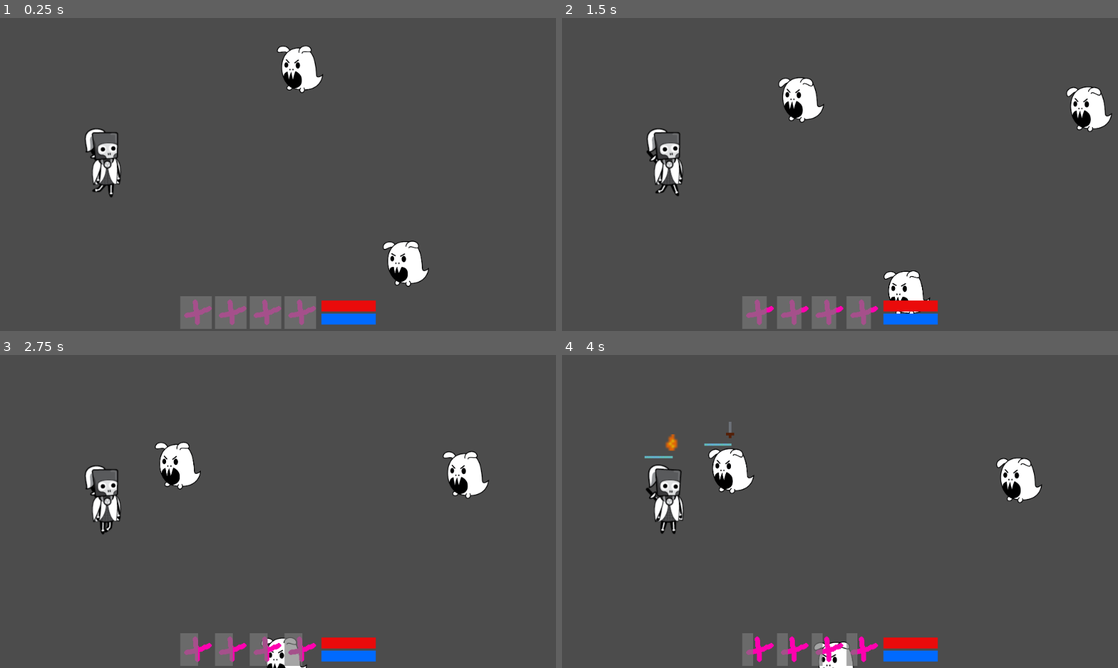
Above: before the commit, frames 1-4 (two rows, left to right).
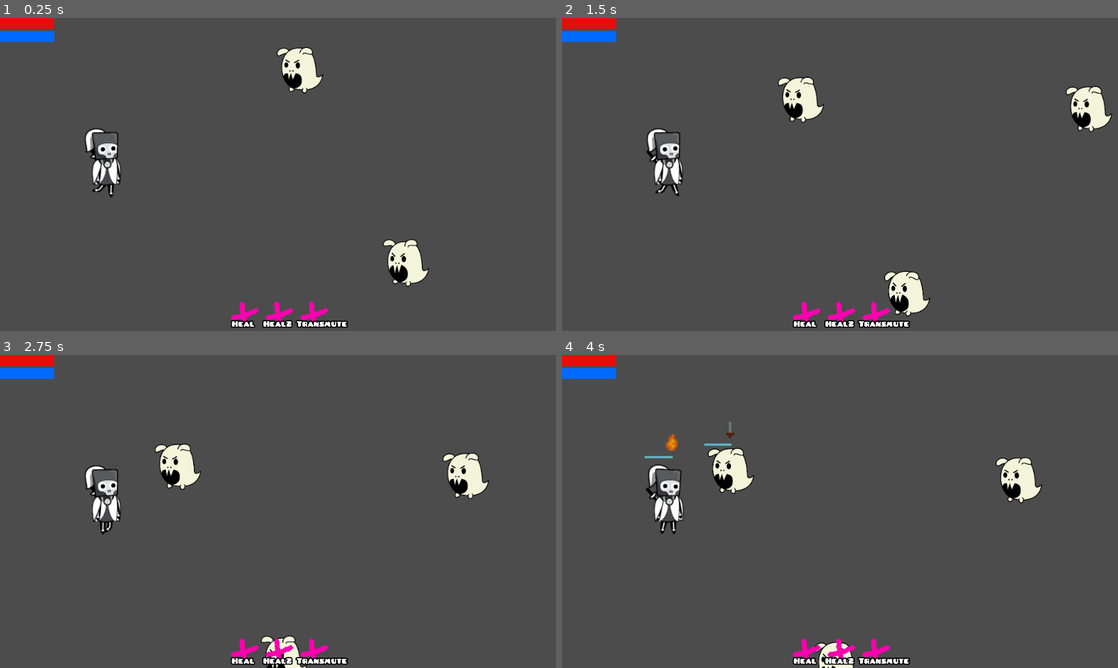
Above: after the commit, the same moments.

Repository: danreeves/godot-wild-jam-33
Game: Godot game, scene res://Main.tscn
Same seed, same stepped clock (60 frames per second), same inputs: the game is played once before the commit and once after it. The engine's default icon, where the game draws it, is replaced by a stand-in: a white triangle on a blue panel in a dark square.
Inputs (mouse positions are in pixels of both pictures, inside the frame that each line leads up to):
- Up to frame 1 (0.25 s): no input
- Up to frame 2 (1.5 s): move the mouse to (962, 158) at 0.52 s; click (962, 158) at 0.67 s; move the mouse to (728, 190) at 1.27 s; click (728, 190) at 1.42 s
- Up to frame 3 (2.75 s): move the mouse to (333, 442) at 2.02 s; click (333, 442) at 2.17 s
- Up to frame 4 (4 s): move the mouse to (812, 574) at 2.77 s; click (812, 574) at 2.92 s; move the mouse to (1006, 558) at 3.52 s; click (1006, 558) at 3.67 s

The runs differ from the first frame. In frame 1, 5.2% of the frame differs, in the area x 0-77%, y 0-100%; in frame 2, 5.4%, in the area x 0-99%, y 0-100%; in frame 3, 4.7%; in frame 4, 4.4%.

Commit message:
SPELLS!

Diff:
--- a/Globals.gd
+++ b/Globals.gd
@@ -7,3 +7,11 @@
 	Water,
 	Air,
 }
+
+const ElementColor = {
+	Elements.None: Color.beige,
+	Elements.Fire: Color.red,
+	Elements.Grass: Color.greenyellow,
+	Elements.Water: Color.dodgerblue,
+	Elements.Air: Color.aliceblue,
+}
--- a/Main.tscn
+++ b/Main.tscn
@@ -1,8 +1,7 @@
-[gd_scene load_steps=5 format=2]
+[gd_scene load_steps=4 format=2]
 
 [ext_resource path="res://Units/Player.tscn" type="PackedScene" id=1]
 [ext_resource path="res://Units/Enemy.tscn" type="PackedScene" id=2]
-[ext_resource path="res://UI/HUD.tscn" type="PackedScene" id=3]
 [ext_resource path="res://Ghost_Animation.tres" type="SpriteFrames" id=4]
 
 [node name="World" type="Node"]
@@ -17,7 +16,7 @@
 scale = Vector2( 0.5, 0.5 )
 frames = ExtResource( 4 )
 animation = "idle"
-frame = 1
+frame = 2
 playing = true
 
 [node name="Enemy2" parent="." instance=ExtResource( 2 )]
@@ -27,6 +26,7 @@
 scale = Vector2( 0.5, 0.5 )
 frames = ExtResource( 4 )
 animation = "idle"
+frame = 1
 playing = true
 
 [node name="Enemy3" parent="." instance=ExtResource( 2 )]
@@ -36,7 +36,5 @@
 scale = Vector2( 0.5, 0.5 )
 frames = ExtResource( 4 )
 animation = "idle"
-frame = 1
+frame = 2
 playing = true
-
-[node name="HUD" parent="." instance=ExtResource( 3 )]
--- /dev/null
+++ b/Systems/SpellManager.gd
@@ -0,0 +1,60 @@
+extends Node
+
+const AbilityButton = preload("res://UI/AbilityButton.tscn")
+
+var spells = [
+	Heal.new(),
+	Heal2.new(),
+	ChangeElement.new()
+]
+var active_spell = null
+
+onready var HUD = get_parent().find_node("HUD")
+
+func _ready() -> void:
+	var spells_container: HBoxContainer = HUD.find_node("Spells")
+	for spell in spells:
+		var button = AbilityButton.instance()
+		button._texture = spell.texture
+		button.label = spell.name
+		spells_container.add_child(button)
+		button.connect("clicked", self, "spell_primed")
+
+func spell_primed(spell_name):
+	for spell in spells:
+		if spell.name == spell_name:
+			active_spell = spell
+
+	for button in HUD.find_node("Spells").get_children():
+		if button.label != spell_name:
+			button.deselect()
+
+func _unhandled_input(event: InputEvent) -> void:
+	if event is InputEventMouseButton and event.pressed and event.button_index == 2:
+		active_spell = null
+		for button in HUD.find_node("Spells").get_children():
+			button.deselect()
+
+func spell_activated(target):
+	print(target)
+
+func active_spell_can_target(groups: Array) -> bool:
+	if not active_spell:
+		return false
+
+	for group in groups:
+		for targetable_group in active_spell.targetable_groups:
+			if targetable_group == group:
+				return true
+
+	return false
+
+func cast(target):
+	if active_spell.has_method("cast"):
+		active_spell.cast(target)
+	else:
+		print(active_spell.name + "HAS NO CAST METHOD")
+
+	active_spell = null
+	for button in HUD.find_node("Spells").get_children():
+		button.deselect()
--- /dev/null
+++ b/Systems/SpellManager.tscn
@@ -0,0 +1,6 @@
+[gd_scene load_steps=2 format=2]
+
+[ext_resource path="res://Systems/SpellManager.gd" type="Script" id=1]
+
+[node name="SpellManager" type="Node"]
+script = ExtResource( 1 )
--- /dev/null
+++ b/Systems/Spells/ChangeElement.gd
@@ -0,0 +1,17 @@
+extends Object
+class_name ChangeElement
+
+export (String) var name = "Transmute"
+export (Array) var targetable_groups = ["Enemies"]
+export (Texture) var texture = load("res://button1.png")
+
+func cast(target):
+	if "element" in target:
+		var elements = []
+		for element in Globals.Elements.values():
+			if element != target.element:
+				elements.append(element)
+
+		randomize()
+		var new_element = elements[rand_range(0, elements.size())]
+		target.set_element(new_element)
--- /dev/null
+++ b/Systems/Spells/Heal.gd
@@ -0,0 +1,11 @@
+extends Object
+class_name Heal
+
+export (String) var name = "Heal"
+export (Array) var targetable_groups = ["Player"]
+export (Texture) var texture = load("res://button1.png")
+
+func cast(target):
+	var hp = target.find_node("Health")
+	if hp:
+		hp.add_heal(10)
--- /dev/null
+++ b/Systems/Spells/Heal2.gd
@@ -0,0 +1,10 @@
+extends Object
+class_name Heal2
+
+export (String) var name = "Heal2"
+export (Array) var targetable_groups = ["Enemies"]
+export (Texture) var texture = load("res://button1.png")
+func cast(target):
+	var hp = target.find_node("Health")
+	if hp:
+		hp.add_heal(20)
--- a/UI/AbilityButton.gd
+++ b/UI/AbilityButton.gd
@@ -1,19 +1,37 @@
 extends TextureRect
 
 export(Texture) var _texture = null
+export (String) var label = ""
+
+signal clicked(spell_name)
 
 func _ready() -> void:
 	texture = _texture
+	$Label.text = label
 	var _err1 = connect("mouse_entered", self, "mouse_entered")
 	var _err2 = connect("mouse_exited", self, "mouse_exited")
+	var _err3 = connect("gui_input", self, "gui_input")
 
-func _process(delta: float) -> void:
-	$Progress.rect_size.x -= delta * 10
-	if $Progress.rect_size.x <= 0:
-		$Progress.rect_size.x = 60
+func _process(_delta: float) -> void:
+	pass
+#	$Progress.rect_size.x -= delta * 10
+#	if $Progress.rect_size.x <= 0:
+#		$Progress.rect_size.x = 60
 
 func mouse_entered() -> void:
-	print("mouse entered")
+	pass
 
 func mouse_exited() -> void:
-	print("mouse exited")
+	pass
+
+func gui_input(event: InputEvent) -> void:
+	if event is InputEventMouseButton:
+		if event.pressed and event.button_index == 1:
+			emit_signal("clicked", label)
+			select()
+
+func select():
+	$Selected.visible = true
+
+func deselect():
+	$Selected.visible = false
--- a/UI/AbilityButton.tscn
+++ b/UI/AbilityButton.tscn
@@ -1,12 +1,20 @@
-[gd_scene load_steps=4 format=2]
+[gd_scene load_steps=7 format=2]
 
 [ext_resource path="res://button1.png" type="Texture" id=1]
 [ext_resource path="res://buttonOverlay.png" type="Texture" id=2]
 [ext_resource path="res://UI/AbilityButton.gd" type="Script" id=3]
+[ext_resource path="res://PixelatedPusab.ttf" type="DynamicFontData" id=4]
+[ext_resource path="res://selected.png" type="Texture" id=5]
+
+[sub_resource type="DynamicFont" id=1]
+outline_size = 2
+outline_color = Color( 0, 0, 0, 1 )
+font_data = ExtResource( 4 )
 
 [node name="AbilityButton" type="TextureRect"]
 margin_right = 60.0
 margin_bottom = 60.0
+rect_min_size = Vector2( 60, 60 )
 mouse_filter = 0
 mouse_default_cursor_shape = 2
 texture = ExtResource( 1 )
@@ -25,3 +33,18 @@
 __meta__ = {
 "_edit_use_anchors_": false
 }
+
+[node name="Label" type="Label" parent="."]
+anchor_top = 1.0
+anchor_right = 1.0
+anchor_bottom = 1.0
+margin_top = -20.0
+custom_fonts/font = SubResource( 1 )
+text = "Test"
+align = 1
+
+[node name="Selected" type="TextureRect" parent="."]
+visible = false
+margin_right = 60.0
+margin_bottom = 60.0
+texture = ExtResource( 5 )
--- a/UI/HUD.tscn
+++ b/UI/HUD.tscn
@@ -1,7 +1,5 @@
-[gd_scene load_steps=5 format=2]
+[gd_scene load_steps=3 format=2]
 
-[ext_resource path="res://UI/AbilityButton.tscn" type="PackedScene" id=1]
-[ext_resource path="res://button1.png" type="Texture" id=2]
 [ext_resource path="res://health.png" type="Texture" id=3]
 [ext_resource path="res://mana.png" type="Texture" id=4]
 
@@ -10,66 +8,45 @@
 [node name="Window" type="Control" parent="."]
 anchor_right = 1.0
 anchor_bottom = 1.0
+mouse_filter = 2
 __meta__ = {
 "_edit_use_anchors_": false
 }
 
-[node name="VBoxContainer" type="VBoxContainer" parent="Window"]
+[node name="VBoxContainer2" type="HBoxContainer" parent="Window"]
 anchor_top = 1.0
 anchor_right = 1.0
 anchor_bottom = 1.0
-margin_top = -64.0
+margin_top = -60.0
+alignment = 1
 __meta__ = {
 "_edit_use_anchors_": false
 }
 
-[node name="Skills" type="HBoxContainer" parent="Window/VBoxContainer"]
-margin_right = 1024.0
+[node name="Spells" type="HBoxContainer" parent="Window/VBoxContainer2"]
+margin_left = 512.0
+margin_right = 512.0
 margin_bottom = 60.0
 alignment = 1
 __meta__ = {
 "_edit_use_anchors_": false
 }
 
-[node name="AbilityButton1" parent="Window/VBoxContainer/Skills" instance=ExtResource( 1 )]
-margin_left = 332.0
-margin_right = 392.0
-_texture = ExtResource( 2 )
+[node name="VBoxContainer" type="VBoxContainer" parent="Window"]
+margin_right = 100.0
+margin_bottom = 44.0
+alignment = 1
+__meta__ = {
+"_edit_use_anchors_": false
+}
 
-[node name="AbilityButton2" parent="Window/VBoxContainer/Skills" instance=ExtResource( 1 )]
-margin_left = 396.0
-margin_right = 456.0
-_texture = ExtResource( 2 )
-
-[node name="AbilityButton3" parent="Window/VBoxContainer/Skills" instance=ExtResource( 1 )]
-margin_left = 460.0
-margin_right = 520.0
-_texture = ExtResource( 2 )
-
-[node name="AbilityButton4" parent="Window/VBoxContainer/Skills" instance=ExtResource( 1 )]
-margin_left = 524.0
-margin_right = 584.0
-_texture = ExtResource( 2 )
-
-[node name="TextureRect" type="TextureRect" parent="Window/VBoxContainer/Skills"]
-margin_left = 588.0
-margin_right = 588.0
-margin_bottom = 60.0
-
-[node name="VBoxContainer" type="VBoxContainer" parent="Window/VBoxContainer/Skills"]
-margin_left = 592.0
-margin_right = 692.0
-margin_bottom = 60.0
-alignment = 1
-
-[node name="TextureRect2" type="TextureRect" parent="Window/VBoxContainer/Skills/VBoxContainer"]
-margin_top = 8.0
+[node name="TextureRect2" type="TextureRect" parent="Window/VBoxContainer"]
 margin_right = 100.0
-margin_bottom = 28.0
+margin_bottom = 20.0
 texture = ExtResource( 3 )
 
-[node name="TextureRect" type="TextureRect" parent="Window/VBoxContainer/Skills/VBoxContainer"]
-margin_top = 32.0
+[node name="TextureRect" type="TextureRect" parent="Window/VBoxContainer"]
+margin_top = 24.0
 margin_right = 100.0
-margin_bottom = 52.0
+margin_bottom = 44.0
 texture = ExtResource( 4 )
--- a/Units/Enemy.gd
+++ b/Units/Enemy.gd
@@ -5,11 +5,15 @@
 export var move_to_player = false
 export var move_away_from_player = false
 
+onready var spell_manager = get_target().find_node("SpellManager")
+
 func _ready() -> void:
 	var _err1 = $InCombat.connect("body_entered", self, "unit_enter_range")
 	var _err2 = $InCombat.connect("body_exited", self, "unit_leave_range")
 	var _err3 = $AnimatedSprite.connect("animation_finished", self, "animation_finished")
-	move_child($AnimatedSprite, 0)
+	var _err4 = $ClickArea.connect("input_event", self, "input_event")
+	move_child($AnimatedSprite, 1)
+	set_element(element)
 
 func get_target() -> Node2D:
 	return get_tree().get_nodes_in_group("Player").front()
@@ -29,7 +33,9 @@
 func is_element(elem) -> bool:
 	return element == elem
 
-func _process(_delta: float) -> void:
+func _process(delta: float) -> void:
+	$AnimatedSprite.flip_h = move_away_from_player
+
 	if get_target().dead:
 		$AttackQueue.stop()
 
@@ -54,3 +60,20 @@
 func animation_finished() -> void:
 	if $AnimatedSprite.animation == "attack":
 		$AnimatedSprite.play("idle")
+
+func input_event(_vp, event: InputEvent, _idx) -> void:
+	if event is InputEventMouseButton and event.pressed and event.button_index == 1:
+		if spell_manager.active_spell_can_target(get_groups()):
+			spell_manager.cast(self)
+
+func set_element(ele):
+	element = ele
+	$ColorTween.interpolate_property(
+		$AnimatedSprite,
+		"modulate",
+		$AnimatedSprite.modulate,
+		Globals.ElementColor[ele],
+		0.2,
+		Tween.TRANS_LINEAR
+	)
+	$ColorTween.start()
--- a/Units/Enemy.tscn
+++ b/Units/Enemy.tscn
@@ -8,11 +8,14 @@
 [ext_resource path="res://running.png" type="Texture" id=7]
 [ext_resource path="res://Systems/Attacks/RunAway.tscn" type="PackedScene" id=8]
 
-[sub_resource type="CapsuleShape2D" id=3]
+[sub_resource type="CapsuleShape2D" id=2]
 radius = 40.0
 
-[sub_resource type="CircleShape2D" id=4]
+[sub_resource type="CircleShape2D" id=3]
 radius = 80.0
+
+[sub_resource type="CapsuleShape2D" id=4]
+radius = 50.0
 
 [node name="Enemy" type="KinematicBody2D" groups=[
 "Enemies",
@@ -68,3 +71,10 @@
 
 [node name="RunAway" parent="AttackQueue" instance=ExtResource( 8 )]
 sprite = ExtResource( 7 )
+
+[node name="ClickArea" type="Area2D" parent="."]
+
+[node name="CollisionShape2D" type="CollisionShape2D" parent="ClickArea"]
+shape = SubResource( 4 )
+
+[node name="ColorTween" type="Tween" parent="."]
--- a/Units/Player.gd
+++ b/Units/Player.gd
@@ -6,10 +6,13 @@
 var unit_in_range_last_frame = false
 export var dead = false
 
+onready var spell_manager = $SpellManager
+
 func _ready() -> void:
 	var _err1 = $InCombat.connect("body_entered", self, "unit_enter_range")
 	var _err2 = $InCombat.connect("body_exited", self, "unit_leave_range")
 	var _err3 = $AnimatedSprite.connect("animation_finished", self, "animation_finished")
+	var _err4 = $ClickArea.connect("input_event", self, "input_event")
 
 func _process(_delta: float) -> void:
 	if dead:
@@ -76,3 +79,8 @@
 func animation_finished() -> void:
 	if $AnimatedSprite.animation == "attack":
 		$AnimatedSprite.play("idle")
+
+func input_event(_vp, event: InputEvent, _idx) -> void:
+	if event is InputEventMouseButton and event.pressed and event.button_index == 1:
+		if spell_manager.active_spell_can_target(get_groups()):
+			spell_manager.cast(self)
--- a/Units/Player.tscn
+++ b/Units/Player.tscn
@@ -9,12 +9,17 @@
 [ext_resource path="res://fire.png" type="Texture" id=7]
 [ext_resource path="res://attack.png" type="Texture" id=8]
 [ext_resource path="res://grass.png" type="Texture" id=9]
+[ext_resource path="res://UI/HUD.tscn" type="PackedScene" id=10]
+[ext_resource path="res://Systems/SpellManager.tscn" type="PackedScene" id=11]
 
 [sub_resource type="CapsuleShape2D" id=1]
 radius = 40.0
 
 [sub_resource type="CircleShape2D" id=2]
 radius = 80.0
+
+[sub_resource type="CapsuleShape2D" id=3]
+radius = 50.0
 
 [node name="Player" type="KinematicBody2D" groups=[
 "Player",
@@ -24,7 +29,7 @@
 [node name="AnimatedSprite" type="AnimatedSprite" parent="."]
 frames = ExtResource( 1 )
 animation = "idle"
-frame = 11
+frame = 19
 playing = true
 
 [node name="Hitbox" type="CollisionShape2D" parent="."]
@@ -60,3 +65,12 @@
 [node name="GrassAttack" parent="AttackQueue" instance=ExtResource( 3 )]
 sprite = ExtResource( 9 )
 element = 5
+
+[node name="HUD" parent="." instance=ExtResource( 10 )]
+
+[node name="SpellManager" parent="." instance=ExtResource( 11 )]
+
+[node name="ClickArea" type="Area2D" parent="."]
+
+[node name="CollisionShape2D" type="CollisionShape2D" parent="ClickArea"]
+shape = SubResource( 3 )
--- a/project.godot
+++ b/project.godot
@@ -7,6 +7,28 @@
 ;   param=value ; assign values to parameters
 
 config_version=4
+
+_global_script_classes=[ {
+"base": "Object",
+"class": "ChangeElement",
+"language": "GDScript",
+"path": "res://Systems/Spells/ChangeElement.gd"
+}, {
+"base": "Object",
+"class": "Heal",
+"language": "GDScript",
+"path": "res://Systems/Spells/Heal.gd"
+}, {
+"base": "Object",
+"class": "Heal2",
+"language": "GDScript",
+"path": "res://Systems/Spells/Heal2.gd"
+} ]
+_global_script_class_icons={
+"ChangeElement": "",
+"Heal": "",
+"Heal2": ""
+}
 
 [application]
 
Not shown: 2 places in Units/Enemy.tscn that only renumber resources
Not shown: 1 places in Units/Player.tscn that only renumber resources
Binary file added: selected.png
Not shown, added: selected.png.import
